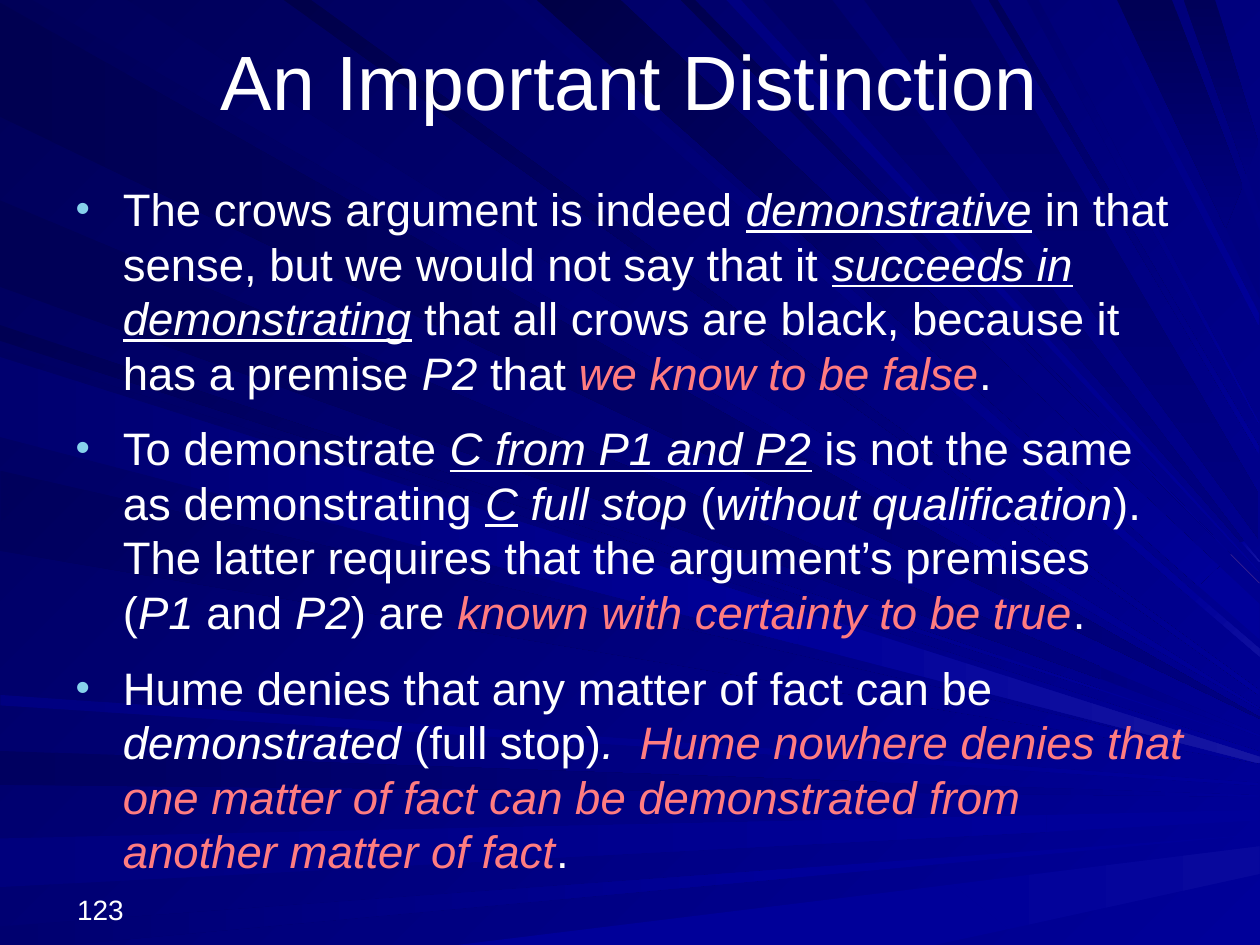
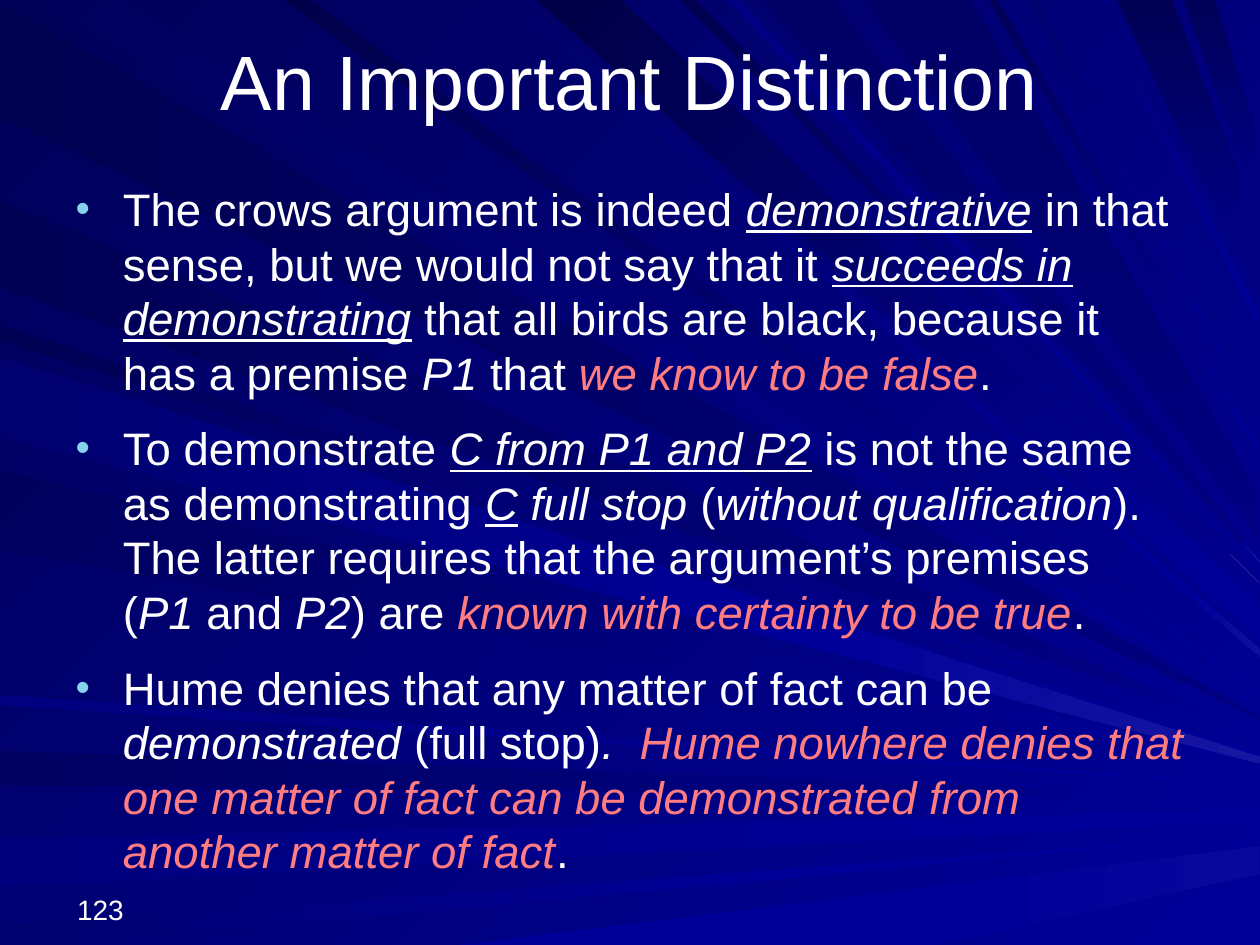
Before and after one commit to englishphilosophy/hume-texts-online, a slide deck: slide 123 of teaching/lectures/2025_Hume_MT_current.pptx. Drawn at 1260x945 pixels with LibreOffice and Linux fonts; fonts in the diff are those of the drawing. Boxes give left, top, right and bottom in pixels: in the first picture for what was removed or moved away, otherwise in the second. Text is boxed around its words. In the diff, an @@ line names an element or a change of style, - is before the commit and + after.

```diff
--- a/teaching/lectures/2025_Hume_MT_current.pptx
+++ b/teaching/lectures/2025_Hume_MT_current.pptx
@@ text at box(123, 193, 1169, 399): text changed @@
-• The crows argument is indeed demonstrative in that sense, but we would not say that it succeeds in demonstrating that all crows are black, because it has a premise P2 that we know to be false.
+• The crows argument is indeed demonstrative in that sense, but we would not say that it succeeds in demonstrating that all birds are black, because it has a premise P1 that we know to be false.
```
Also in this commit, not shown: 14 other slides changed, 1 other file.
